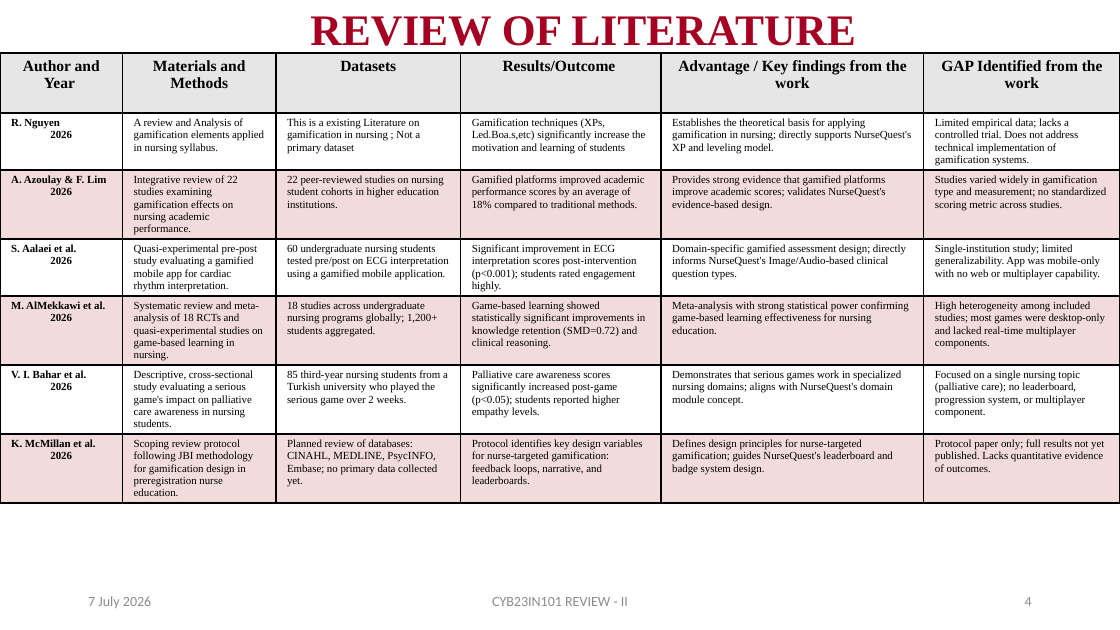
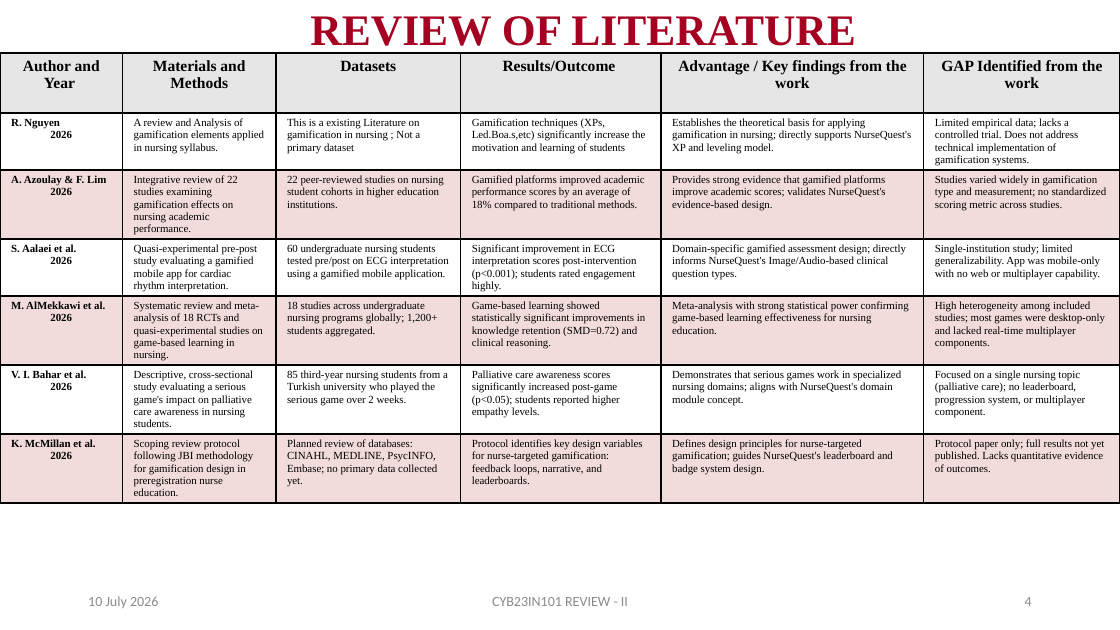
Before and after one commit to Swaminathan8237/NurseQuest, a slide deck: slide 4 of docs/SECOND_REVIEW_FILLED.pptx. Drawn at 1120x630 pixels with LibreOffice and Linux fonts; fonts in the diff are those of the drawing. Boxes give left, top, right and bottom in pixels: in the first picture for what was removed or moved away, otherwise in the second. Text is boxed around its words. In the diff, an @@ line names an element or a change of style, - is before the commit and + after.

```diff
--- a/docs/SECOND_REVIEW_FILLED.pptx
+++ b/docs/SECOND_REVIEW_FILLED.pptx
@@ text at (88, 596, 158, 608): text changed @@
-7 July 2026
+10 July 2026
```
Also in this commit, not shown: 17 other slides changed, 6 other files.
